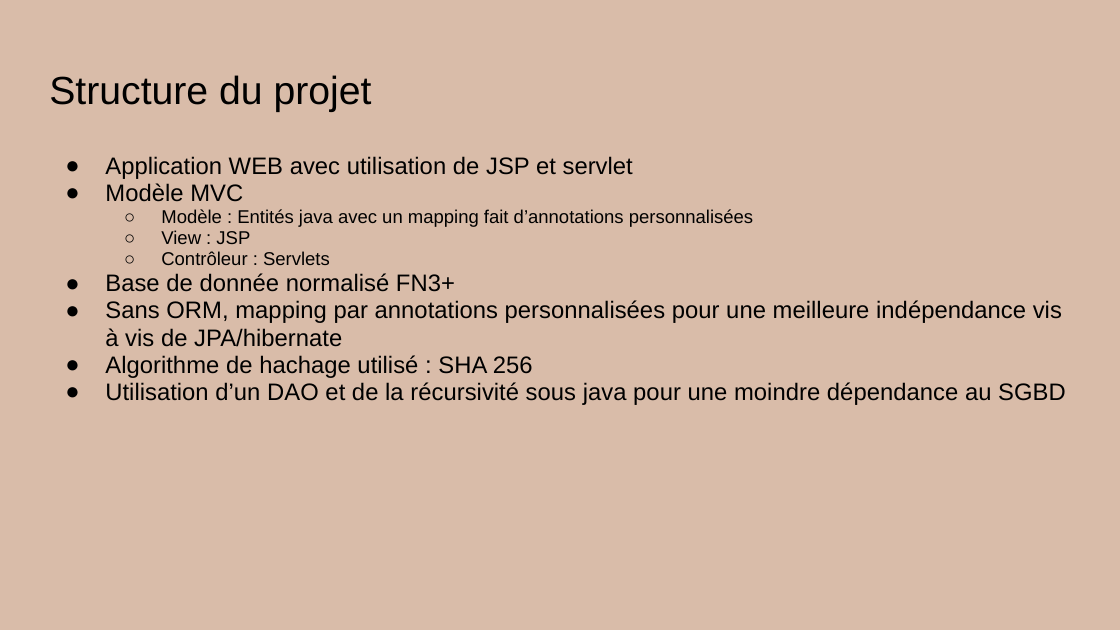
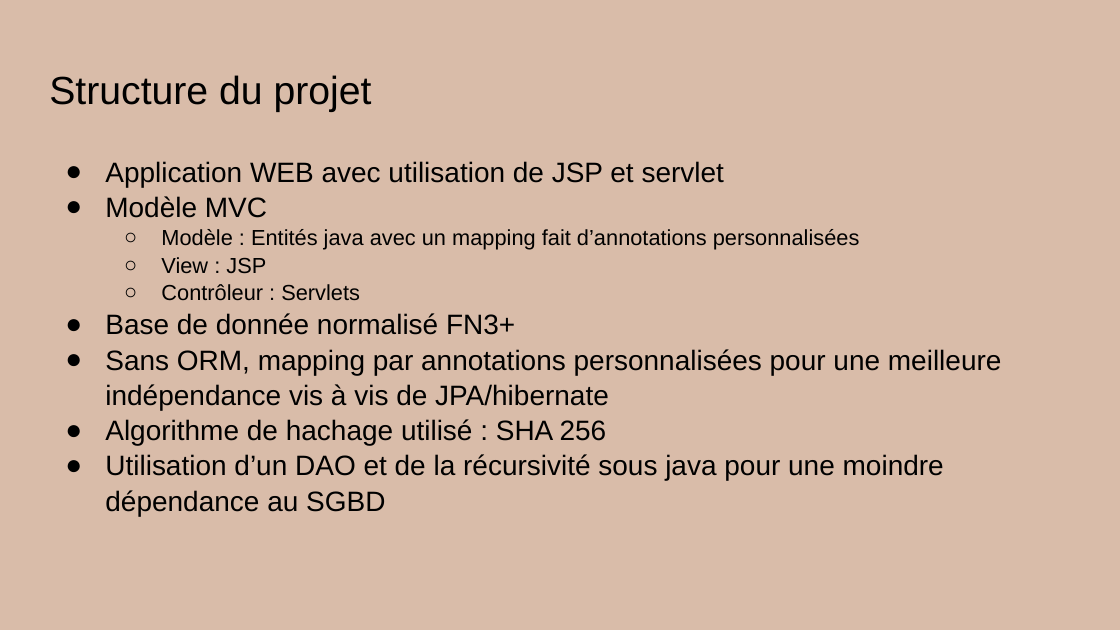
Before and after one commit to Tartopoiro/ITFAM-depreciated-, a slide deck: slide 6 of AccountX.pptx (slide 5 before the commit). Drawn at 1120x630 pixels with LibreOffice and Linux fonts; fonts in the diff are those of the drawing; background and template pictures are left out. Boxes give left, top, right and bottom in pixels: in the first picture for what was removed or moved away, otherwise in the second. Text is boxed around its words. In the diff, an @@ line names an element or a change of style, - is before the commit and + after.

```diff
--- a/AccountX.pptx
+++ b/AccountX.pptx
@@ text "Application WEB avec utilisation de ..." at (105,161,1002,516): size 15.3 to 18 pt in "Application WEB avec utilisation de JSP et ...", "Modèle MVC", "Base de donnée normalisé FN3+", "Sans ORM, mapping par annotations personnalisées pour ..." and 2 more places; size 11.9 to 14 pt in "Modèle : Entités java avec un mapping ...", "View : JSP", "Contrôleur : Servlets"; line spacing 0.95 to 1.05 @@
```
Also in this commit, not shown: 2 other slides changed, 9 slides added, 4 other files.
